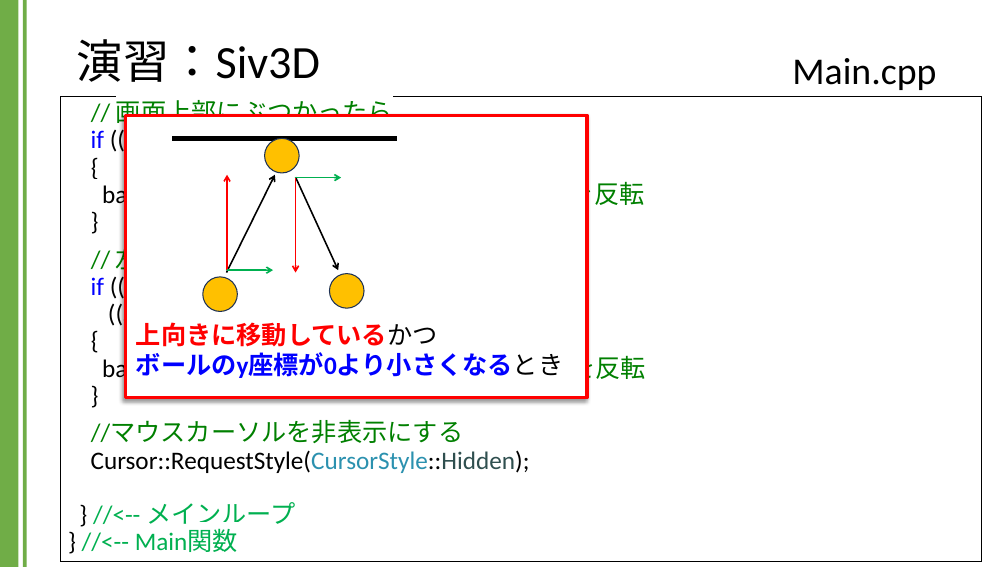
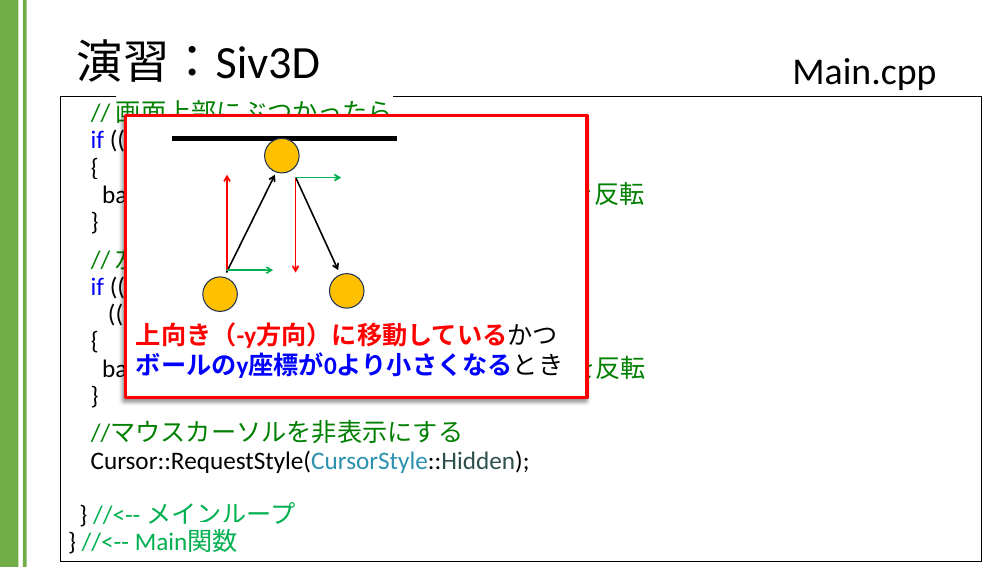
Before and after one commit to kic-murata/cpp2024, a slide deck: slide 36 of 授業資料/演習課題：Siv3D.pptx. Drawn at 1008x567 pixels with LibreOffice and Linux fonts; fonts in the diff are those of the drawing; background and template pictures are left out. Boxes give left, top, right and bottom in pixels: in the first picture for what was removed or moved away, otherwise in the second. Text is boxed around its words. In the diff, an @@ line names an element or a change of style, - is before the commit and + after.

```diff
--- a/授業資料/演習課題：Siv3D.pptx
+++ b/授業資料/演習課題：Siv3D.pptx
@@ text at <box>136,322,558,348</box>: text changed @@
-上向きに移動しているかつ
+上向き（-y方向）に移動しているかつ
```
Also in this commit, not shown: 3 other slides changed, 8 slides added.
